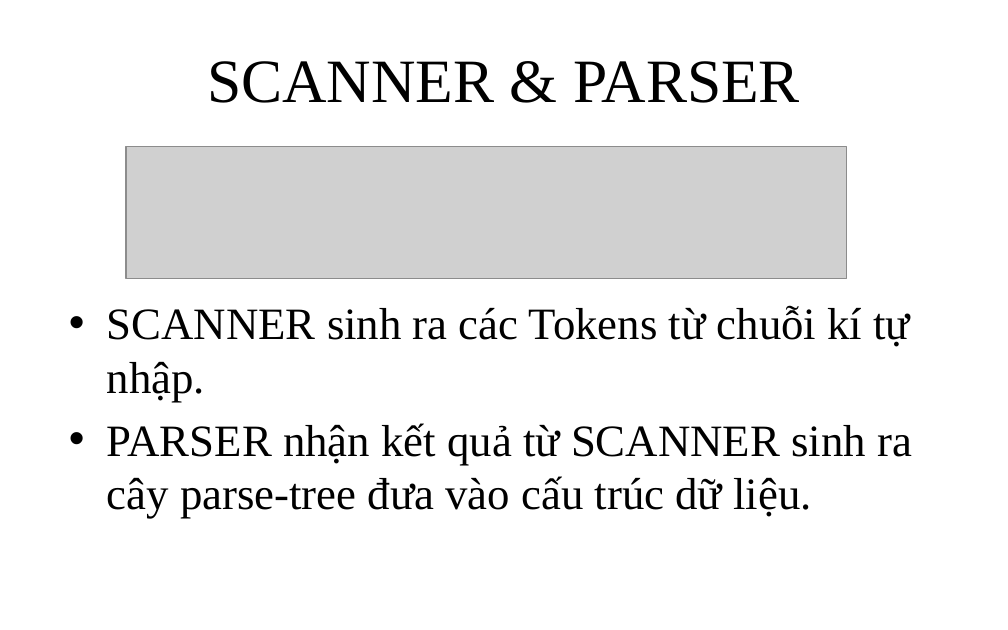
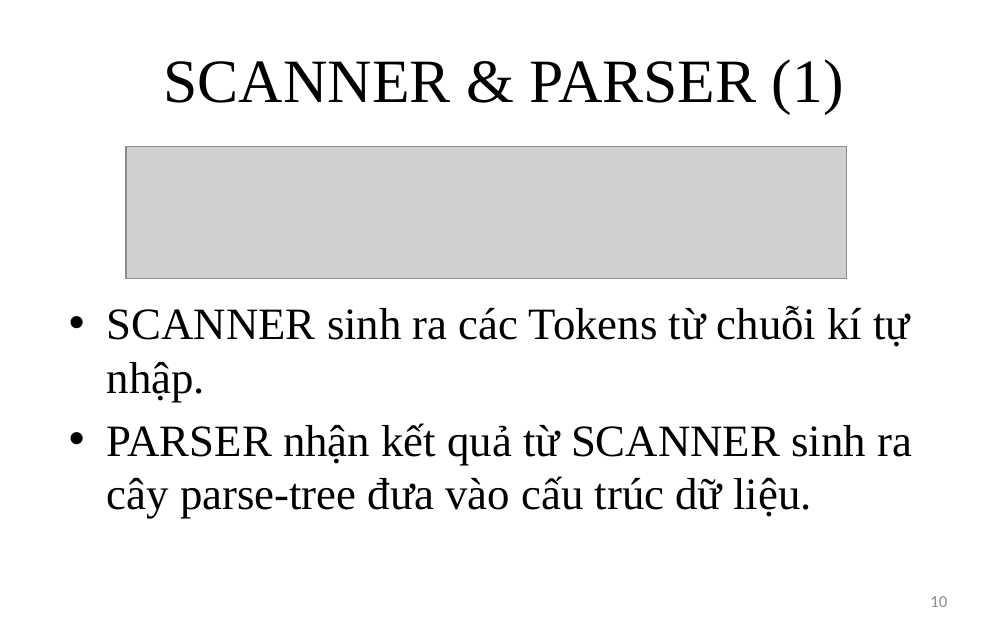
Before and after one commit to giang-rocker/logic, a slide deck: slide 10 of Report/SUY LUẬN TỰ NHIÊN.pptx (slide 9 before the commit). Drawn at 1008x630 pixels with LibreOffice and Linux fonts; fonts in the diff are those of the drawing; grey boxes stand for pictures. Boxes give left, top, right and bottom in pixels: in the first picture for what was removed or moved away, otherwise in the second. Text is boxed around its words. In the diff, an @@ line names an element or a change of style, - is before the commit and + after.

```diff
--- a/Report/SUY LUẬN TỰ NHIÊN.pptx
+++ b/Report/SUY LUẬN TỰ NHIÊN.pptx
@@ title at [163, 59, 844, 114]: text changed @@
-SCANNER & PARSER
+SCANNER & PARSER (1)
@@ page number added at [930, 596, 947, 607], 12 pt, text #8C8C8C @@
+10
```
Also in this commit, not shown: 23 other slides changed, 11 slides added, 1 slide removed, 7 other files.
